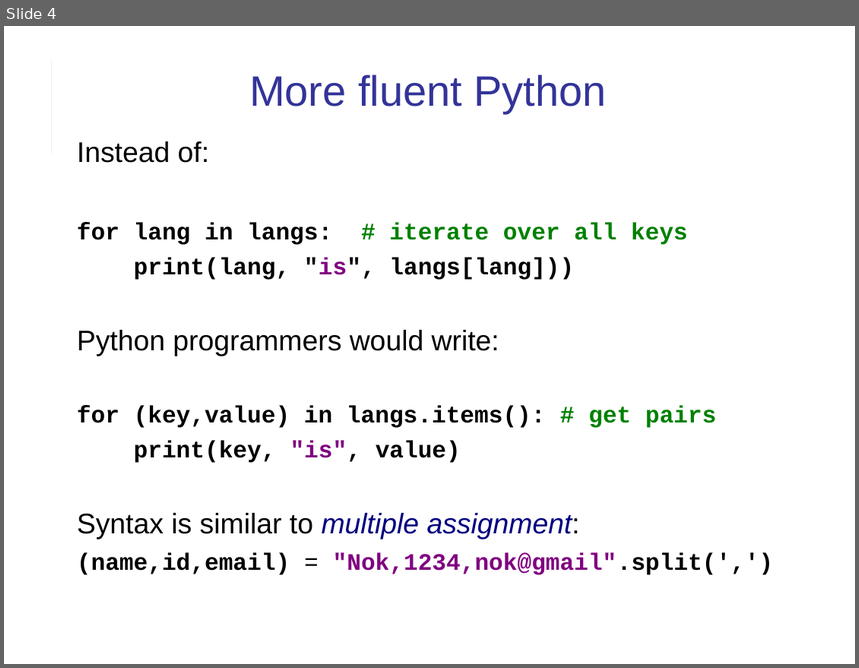
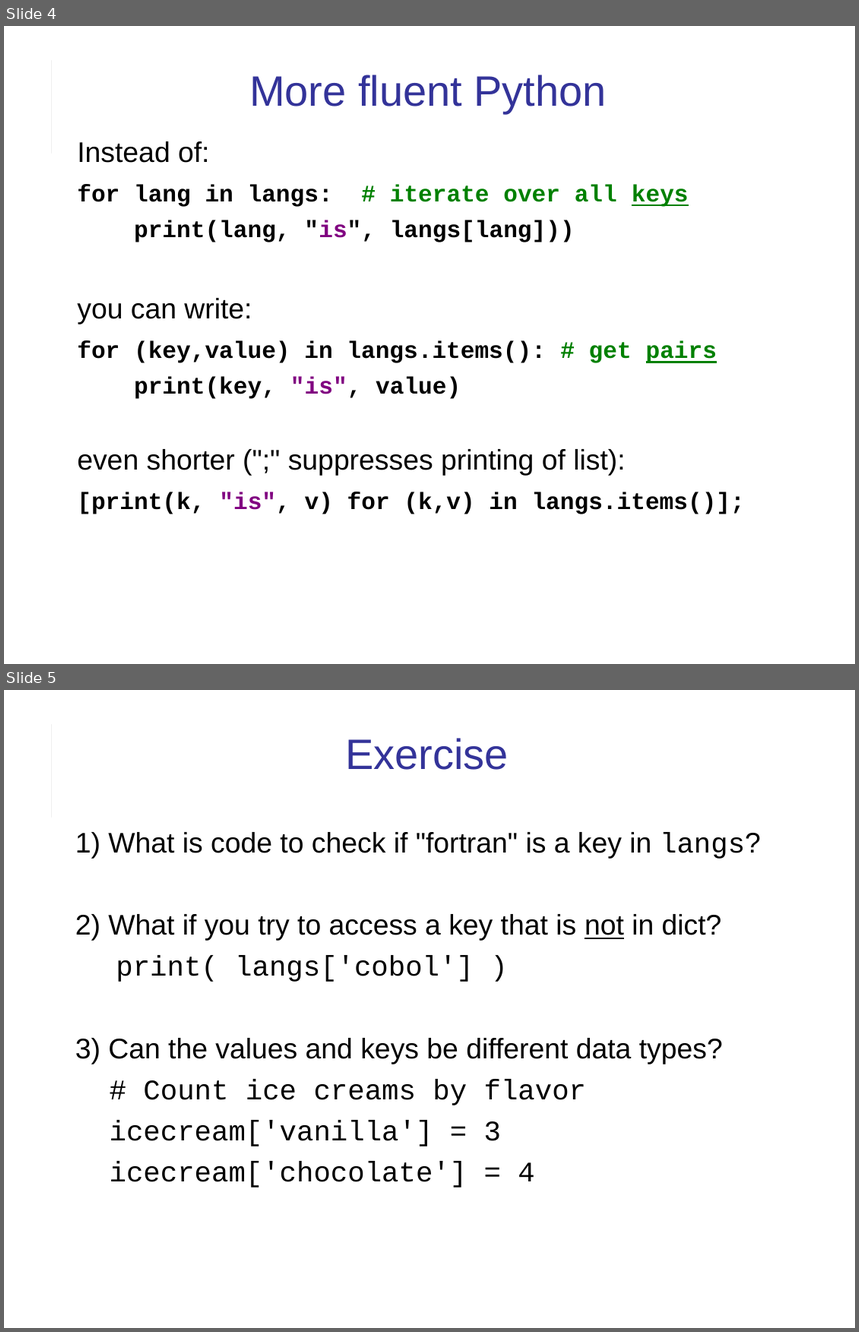
Before and after one commit to cpske/ISP, a slide deck: django/Django-review-1.ppt. Shown one above the other, each under a label of ours: slide 4 before the commit, slides 4 and 5 after it. The pictures are 859x668 and 859x1332 pixels, drawn with LibreOffice and Linux fonts; fonts in the diff are those of the drawing. Boxes give left, top, right and bottom in pixels: in the first picture for what was removed or moved away, otherwise in the second. Text is boxed around its words. In the diff, an @@ line names an element or a change of style, - is before the commit and + after.

```diff
--- a/django/Django-review-1.ppt
+++ b/django/Django-review-1.ppt
@@ slide 5 added at [4,690,855,1328], background #FFFFFF; not listed: 2 template elements that a slide beside it also shows @@
@@ title added at [345,738,509,770], 36 pt, text #333399 @@
+Exercise
@@ text added at [75,832,761,1188], 24 pt, text #000000 @@
+1) What is code to check if "fortran" is a key in langs?
+2) What if you try to access a key that is not in dict?
+print( langs['cobol'] )
+3) Can the values and keys be different data types?
+# Count ice creams by flavor
+icecream['vanilla'] = 3
+icecream['chocolate'] = 4
@@ slide 4 changed as well @@
@@ text at [77,142,717,363]: underline on in "keys", "pairs"; more space between paragraphs @@
@@ text at [77,298,252,325]: text changed @@
-Python programmers would write:
+you can write:
@@ text at [77,449,745,515]: text changed; size 20 to 24 pt; font Courier New to Arial; bold off @@
-Syntax is similar to multiple assignment:
-(name,id,email) = "Nok,1234,nok@gmail".split(',')
+even shorter (";" suppresses printing of list):
+[print(k, "is", v) for (k,v) in langs.items()];
```
Also in this commit, not shown: 15 other slides changed, 1 other file.
